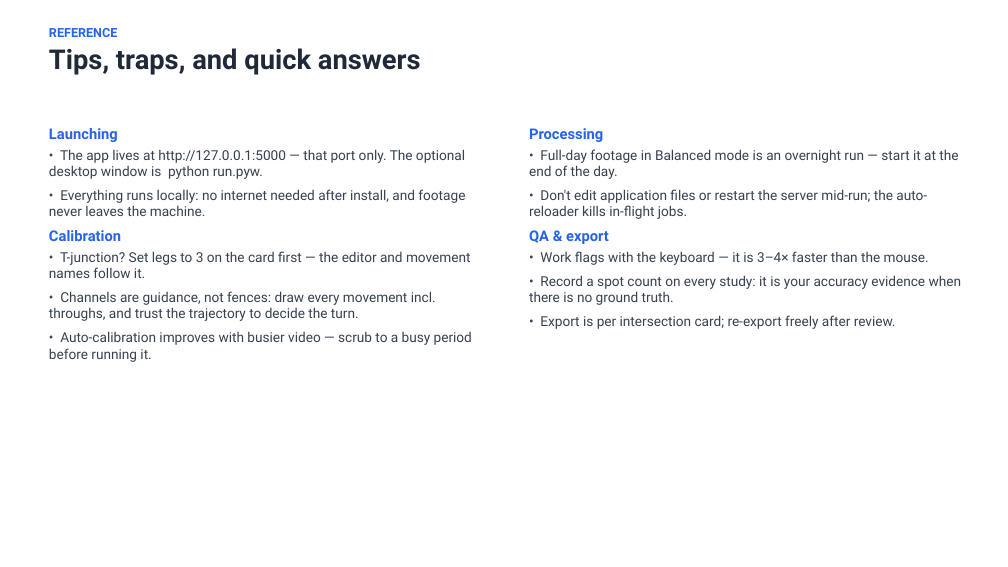
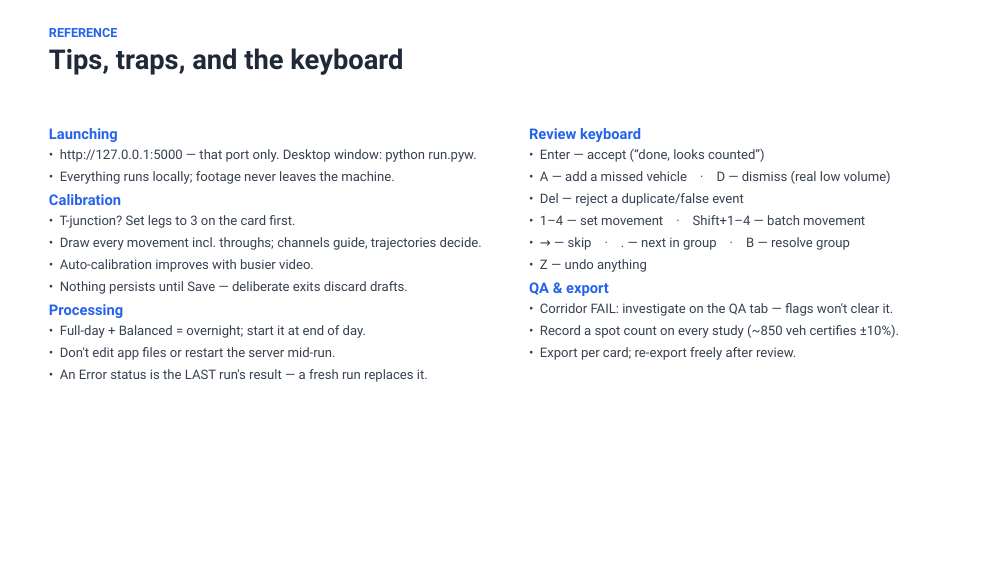
Before and after one commit to marshm100/intersection-counter, a slide deck: slide 24 of docs/Operator_Guide_2026-08-18.pptx (slide 16 before the commit). Drawn at 1008x567 pixels with LibreOffice and Linux fonts; fonts in the diff are those of the drawing. Boxes give left, top, right and bottom in pixels: in the first picture for what was removed or moved away, otherwise in the second. Text is boxed around its words. In the diff, an @@ line names an element or a change of style, - is before the commit and + after.

```diff
--- a/docs/Operator_Guide_2026-08-18.pptx
+++ b/docs/Operator_Guide_2026-08-18.pptx
@@ text at <box>49,48,403,75</box>: text changed @@
-Tips, traps, and quick answers
+Tips, traps, and the keyboard
@@ text at <box>60,149,476,184</box>: text changed; size 13 to 12.5 pt @@
-• The app lives at http://127.0.0.1:5000 — that port only. The optional desktop window is python run.pyw.
-• Everything runs locally: no internet needed after install, and footage never leaves the machine.
+• http://127.0.0.1:5000 — that port only. Desktop window: python run.pyw.
+• Everything runs locally; footage never leaves the machine.
@@ text at <box>529,128,891,272</box>: text changed; size 13 to 12.5 pt @@
-Processing
-• Full-day footage in Balanced mode is an overnight run — start it at the end of the day.
-• Don't edit application files or restart the server mid-run; the auto-reloader kills in-flight jobs.
+Review keyboard
+• Enter — accept (“done, looks counted”)
+• A — add a missed vehicle · D — dismiss (real low volume)
+• Del — reject a duplicate/false event
+• 1–4 — set movement · Shift+1–4 — batch movement
+• → — skip · . — next in group · B — resolve group
+• Z — undo anything
@@ text at <box>49,215,482,382</box>: text changed; size 13 to 12.5 pt @@
-• T-junction? Set legs to 3 on the card first — the editor and movement names follow it.
-• Channels are guidance, not fences: draw every movement incl. throughs, and trust the trajectory to decide the turn.
-• Auto-calibration improves with busier video — scrub to a busy period before running it.
+• T-junction? Set legs to 3 on the card first.
+• Draw every movement incl. throughs; channels guide, trajectories decide.
+• Auto-calibration improves with busier video.
+• Nothing persists until Save — deliberate exits discard drafts.
+Processing
+• Full-day + Balanced = overnight; start it at end of day.
+• Don't edit app files or restart the server mid-run.
+• An Error status is the LAST run's result — a fresh run replaces it.
@@ text at <box>540,303,899,360</box>: text changed; size 13 to 12.5 pt @@
-• Work flags with the keyboard — it is 3–4× faster than the mouse.
-• Record a spot count on every study: it is your accuracy evidence when there is no ground truth.
-• Export is per intersection card; re-export freely after review.
+• Corridor FAIL: investigate on the QA tab — flags won't clear it.
+• Record a spot count on every study (~850 veh certifies ±10%).
+• Export per card; re-export freely after review.
```
Also in this commit, not shown: 15 other slides changed, 8 slides added.
